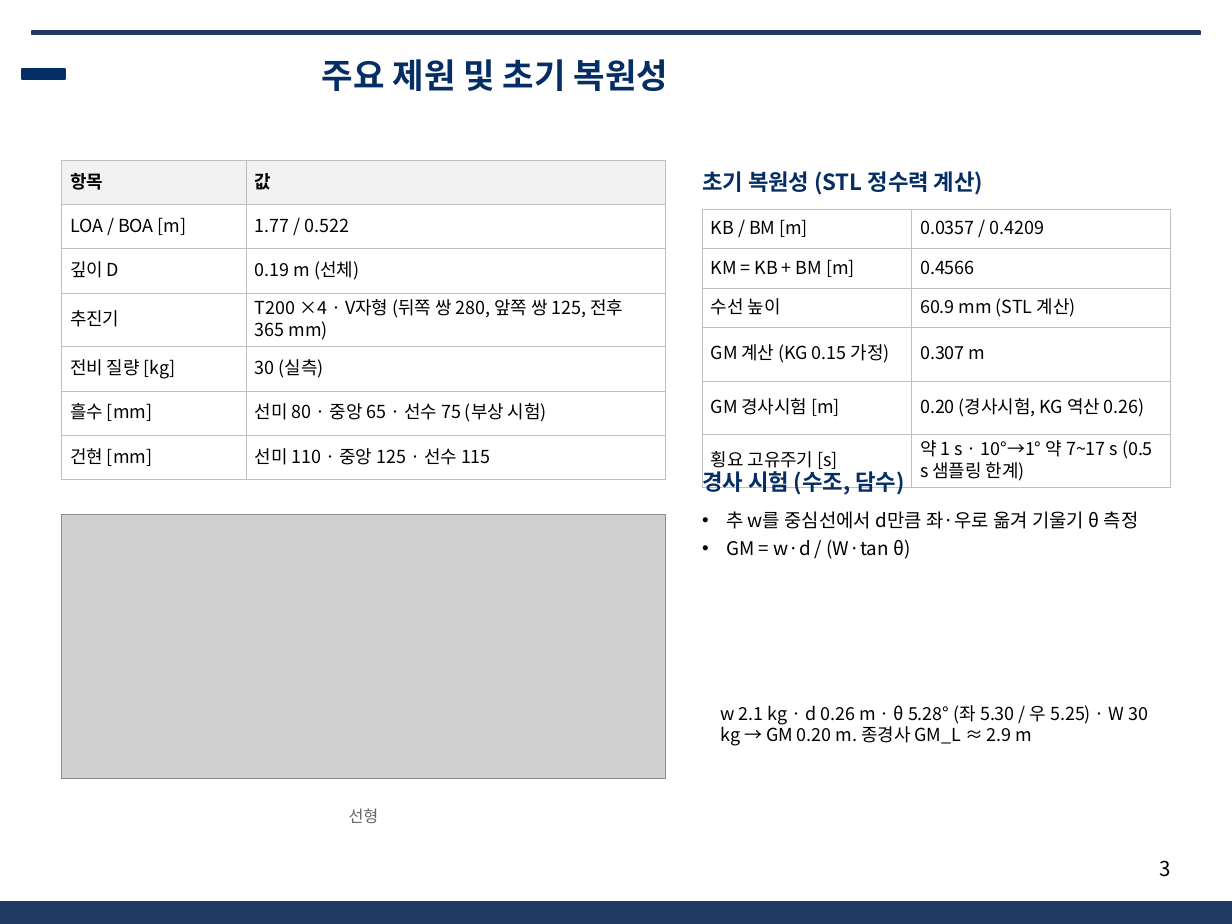
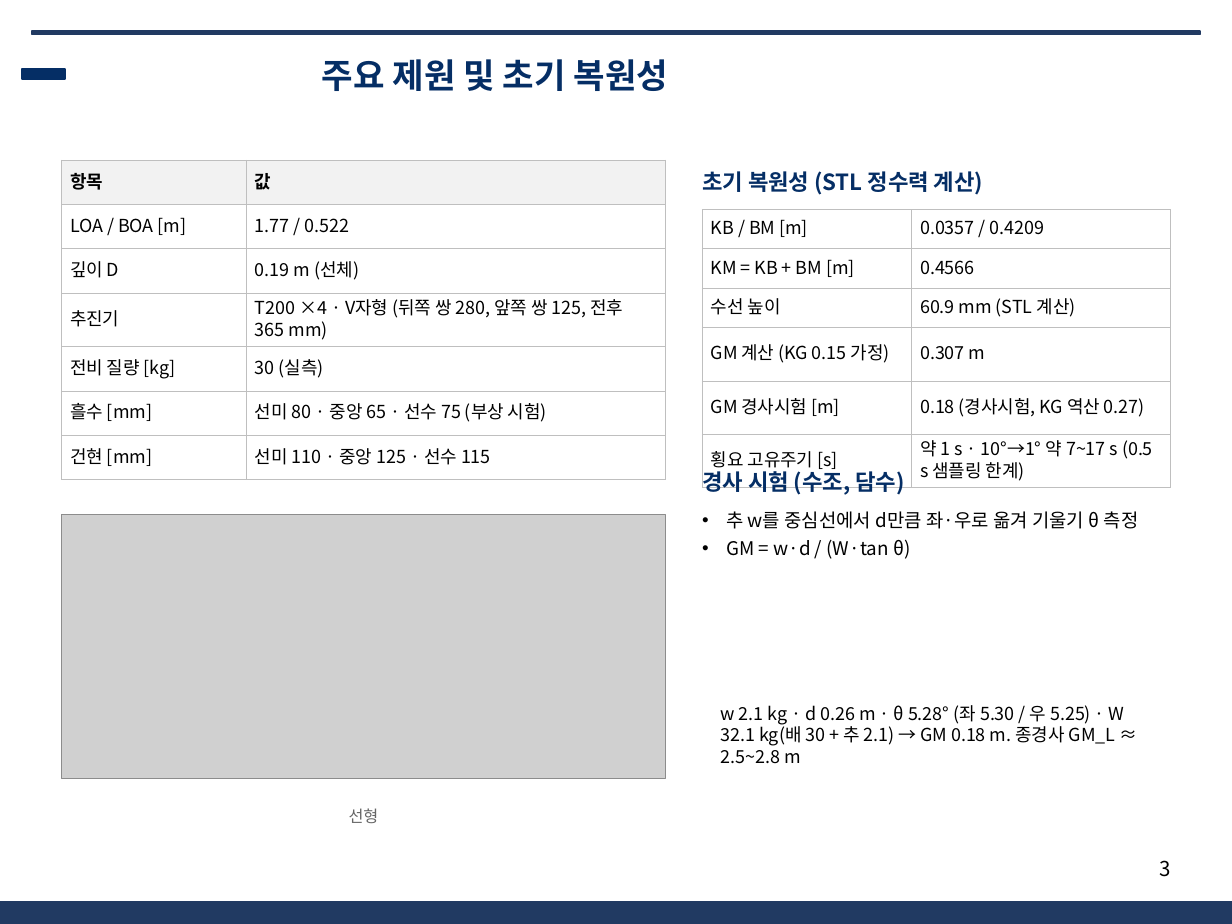
Before and after one commit to unmatsutake377-rgb/ros2_ws, a slide deck: slide 3 of docs/전달용/보고서_분담/발표자료_SSF_B.pptx. Drawn at 1232x924 pixels with LibreOffice and Linux fonts; fonts in the diff are those of the drawing; grey boxes stand for pictures; background and template pictures are left out. Boxes give left, top, right and bottom in pixels: in the first picture for what was removed or moved away, otherwise in the second. Text is boxed around its words. In the diff, an @@ line names an element or a change of style, - is before the commit and + after.

```diff
--- a/docs/전달용/보고서_분담/발표자료_SSF_B.pptx
+++ b/docs/전달용/보고서_분담/발표자료_SSF_B.pptx
@@ table at (702,209,1170,485) @@
-row 5, column 2: 0.20 (경사시험, KG 역산 0.26)
+row 5, column 2: 0.18 (경사시험, KG 역산 0.27)
@@ text at (721,705,1125,764): text changed @@
-w 2.1 kg · d 0.26 m · θ 5.28° (좌 5.30 / 우 5.25) · W 30 kg → GM 0.20 m. 종경사 GM_L ≈ 2.9 m
+w 2.1 kg · d 0.26 m · θ 5.28° (좌 5.30 / 우 5.25) · W 32.1 kg(배 30 + 추 2.1) → GM 0.18 m. 종경사 GM_L ≈ 2.5~2.8 m
```
Also in this commit, not shown: 2 other slides changed, 3 other files.
